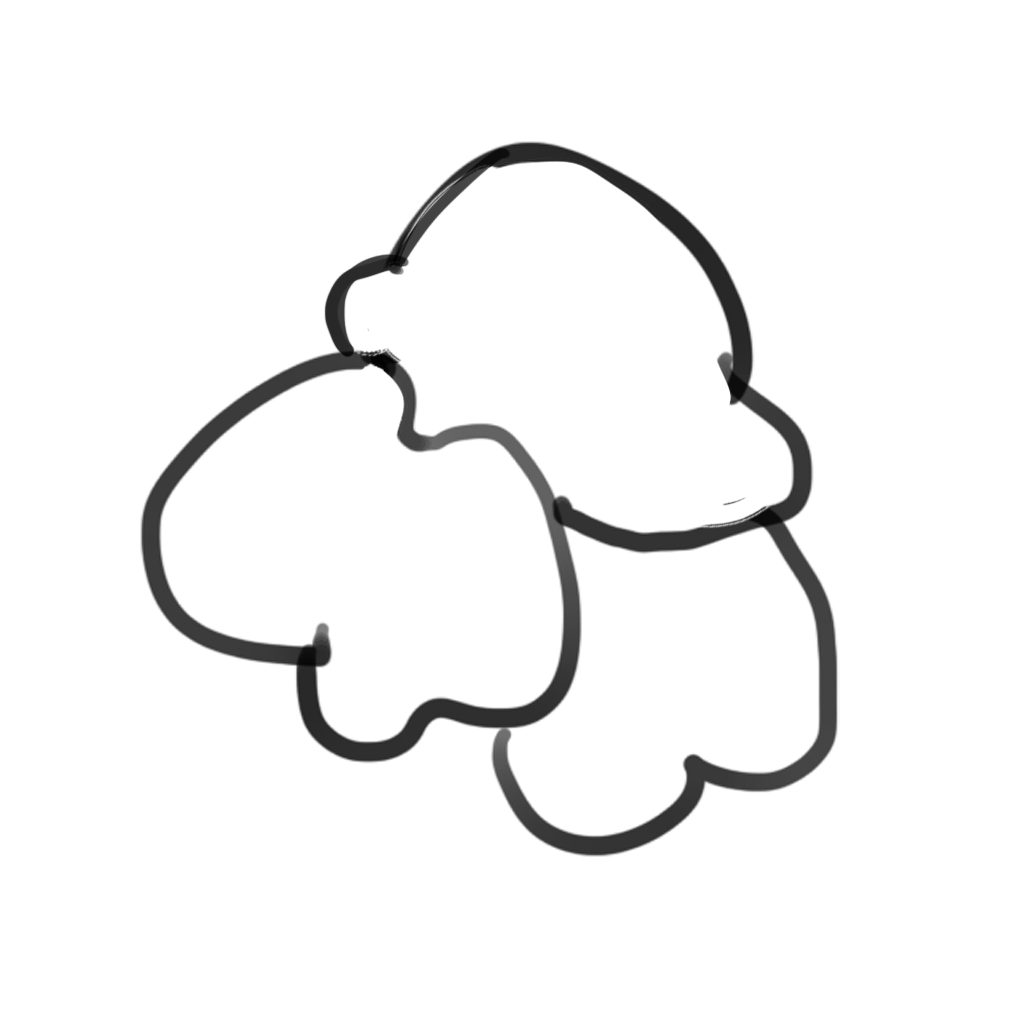
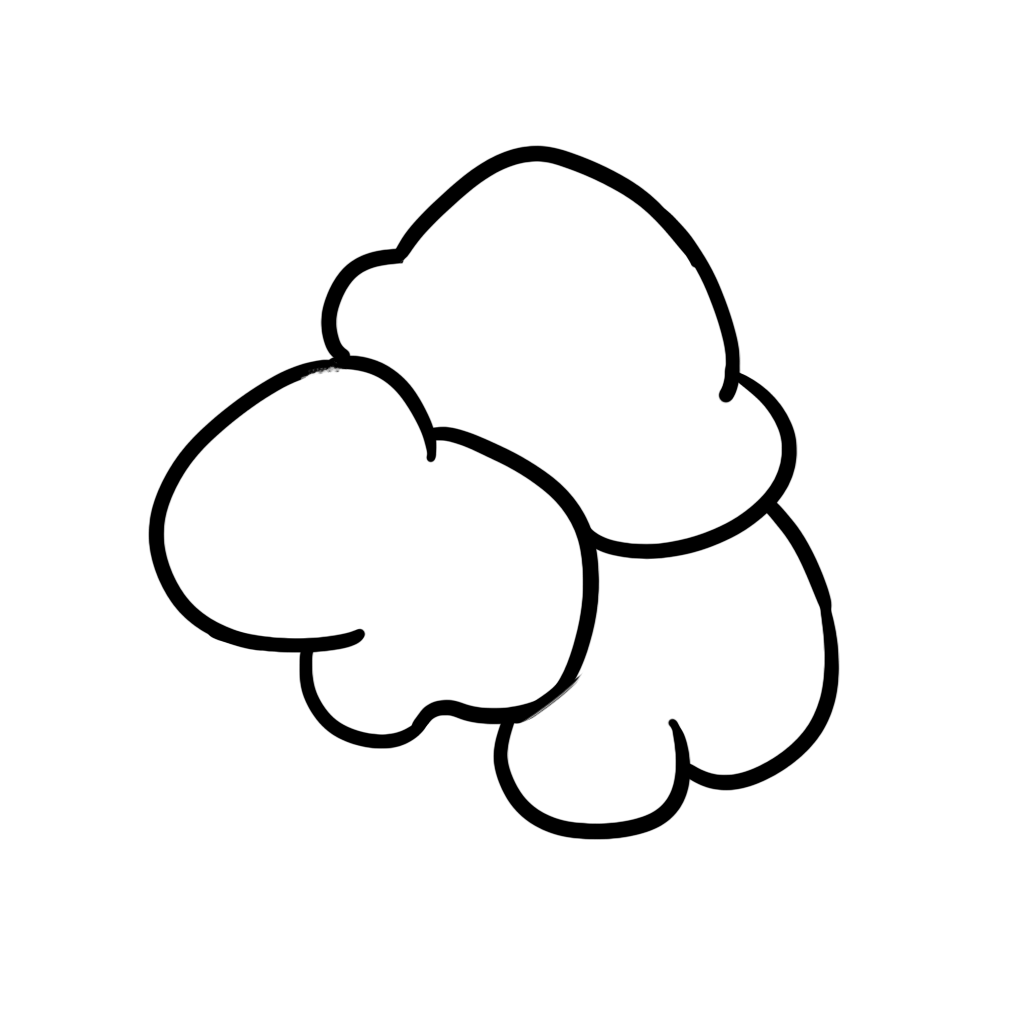
Layered file, before and after one edit (1024 × 1024). Changes by layer:
added group "Groupe vidéo 1 copie 2" with 7 layers above "Groupe vidéo 1 copie" over [140, 141, 840, 857]
added layer "Calque 1 copie 5" (1st of 3, in "Groupe vidéo 1 copie 2") in group "Groupe vidéo 1 copie 2" over [140, 141, 840, 857]
added layer "Calque 1 copie 4" (1st of 3, in "Groupe vidéo 1 copie 2") in group "Groupe vidéo 1 copie 2" over [140, 141, 840, 857]
added layer "Calque 1 copie 3" (1st of 3, in "Groupe vidéo 1 copie 2") in group "Groupe vidéo 1 copie 2" over [140, 141, 840, 857]
added layer "Calque 1 copie 2" (1st of 3, in "Groupe vidéo 1 copie 2") in group "Groupe vidéo 1 copie 2" over [140, 141, 840, 857]
added layer "Calque 1 copie" (1st of 3, in "Groupe vidéo 1 copie 2") in group "Groupe vidéo 1 copie 2" over [156, 141, 840, 857]
added layer "Calque 1" (1st of 3, in "Groupe vidéo 1 copie 2") in group "Groupe vidéo 1 copie 2" over [148, 145, 840, 840]
hid group "Groupe vidéo 1 copie" (7 layers), opacity 100% → 16% over [140, 141, 840, 857]
painted on "Calque 1 copie 5" (3rd of 3, in "Groupe vidéo 1") over [140, 228, 404, 764]
painted on "Calque 1 copie 4" (3rd of 3, in "Groupe vidéo 1") over [140, 141, 840, 857]
painted on "Calque 1 copie 3" (3rd of 3, in "Groupe vidéo 1") over [140, 141, 840, 857]
painted on "Calque 1 copie 2" (3rd of 3, in "Groupe vidéo 1") over [140, 141, 840, 857]
painted on "Calque 1 copie" (3rd of 3, in "Groupe vidéo 1") over [140, 141, 840, 857]
painted on "Calque 1" (3rd of 3, in "Groupe vidéo 1") over [140, 141, 840, 857]
